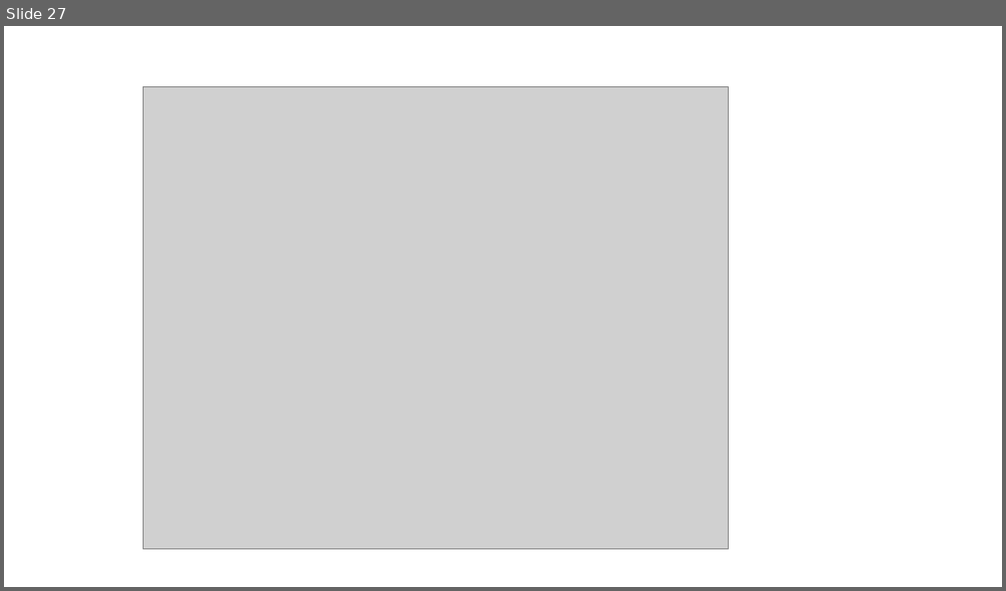
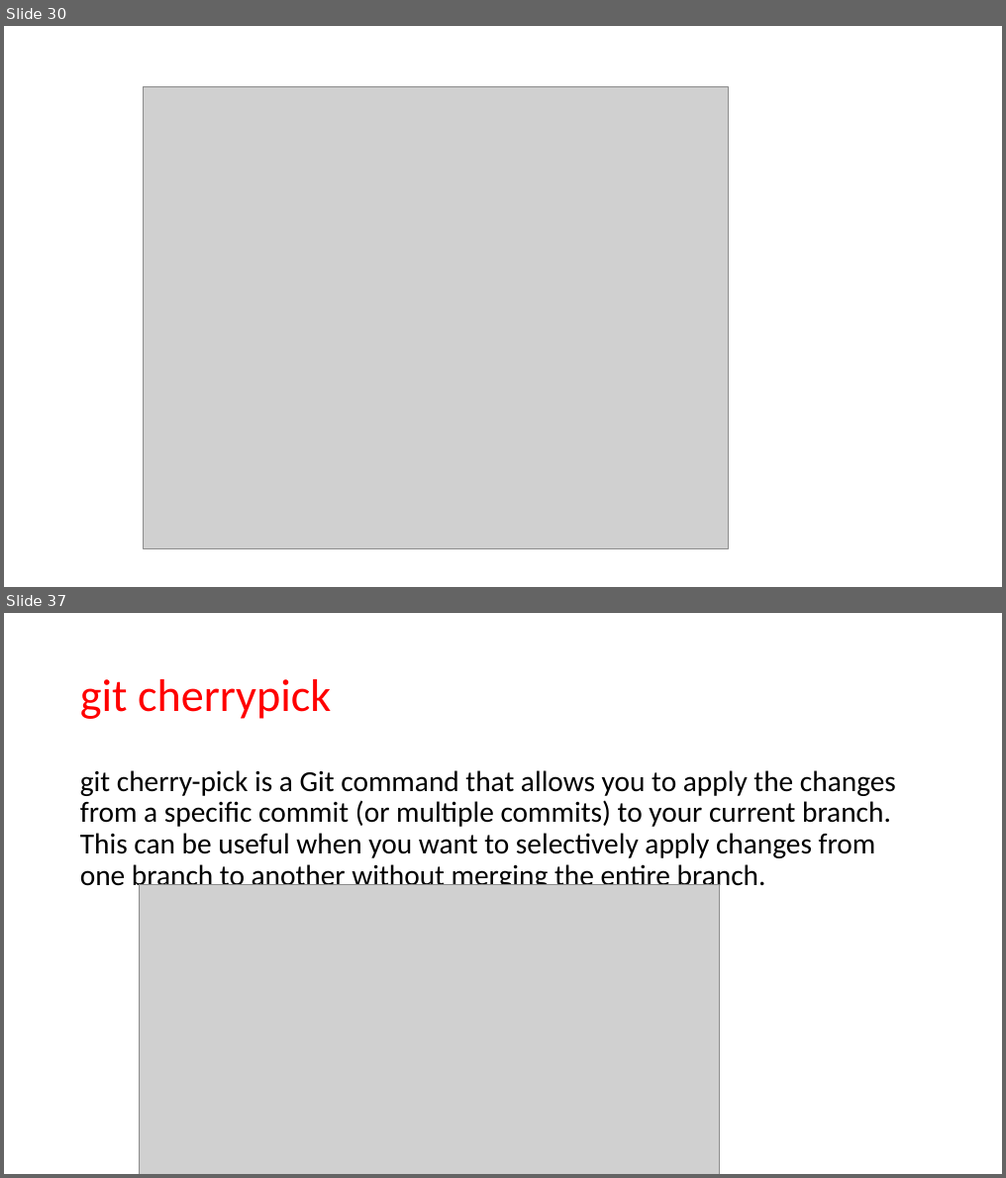
Before and after one commit to JanbaskDevops/Batch1, a slide deck: MyLearnings/CICD/Class5- Azure Repository/Class presentation.pptx. Shown one above the other, each under a label of ours: slide 27 before the commit, slides 30 and 37 after it; the slides between them are not shown. The pictures are 1006x591 and 1006x1178 pixels, drawn with LibreOffice and Linux fonts; fonts in the diff are those of the drawing; grey boxes stand for pictures. Boxes give left, top, right and bottom in pixels: in the first picture for what was removed or moved away, otherwise in the second. Text is boxed around its words. In the diff, an @@ line names an element or a change of style, - is before the commit and + after.

```diff
--- a/MyLearnings/CICD/Class5- Azure Repository/Class presentation.pptx
+++ b/MyLearnings/CICD/Class5- Azure Repository/Class presentation.pptx
@@ slide 37 added at (4,613,1002,1174), background #FFFFFF @@
@@ title added at (80,679,331,719), 44 pt, text #FF0000 @@
+git cherrypick
@@ text added at (80,770,896,892), 28 pt, text #000000 @@
+git cherry-pick is a Git command that allows you to apply the changes from a specific commit (or multiple commits) to your current branch. This can be useful when you want to selectively apply changes from one branch to another without merging the entire branch.
@@ picture added at (140,884,719,1174) @@
@@ what was slide 27 is now slide 30 @@
```
Also in this commit, not shown: 8 slides changed, 9 other slides added, 2 slides removed.
